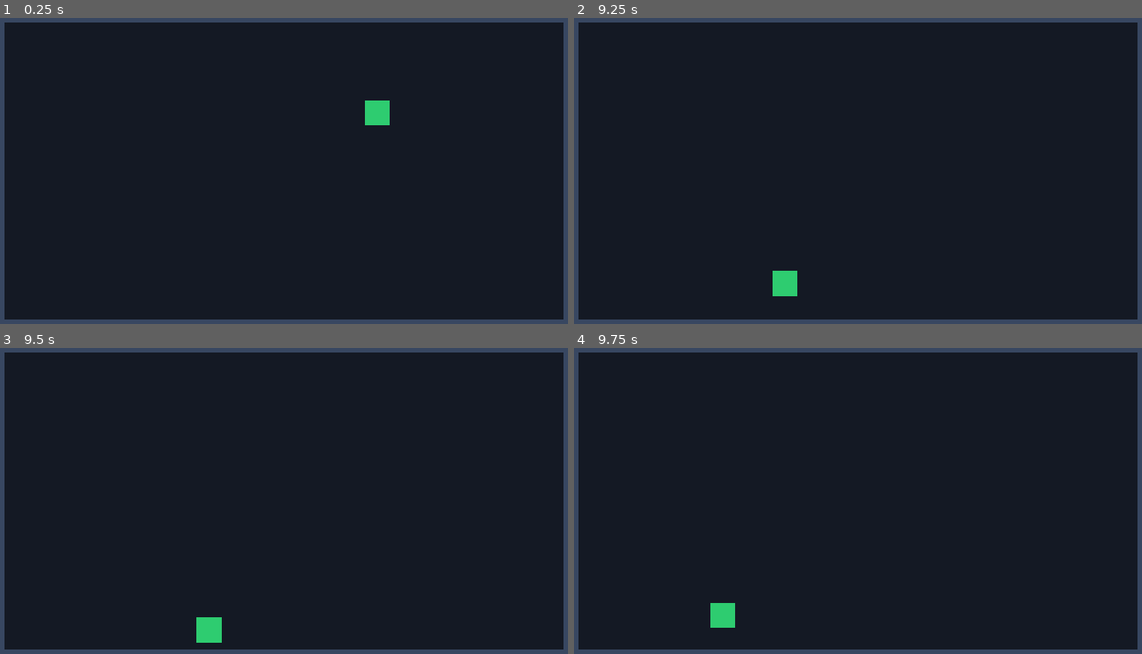
Above: before the commit, frames 1-4 (two rows, left to right).
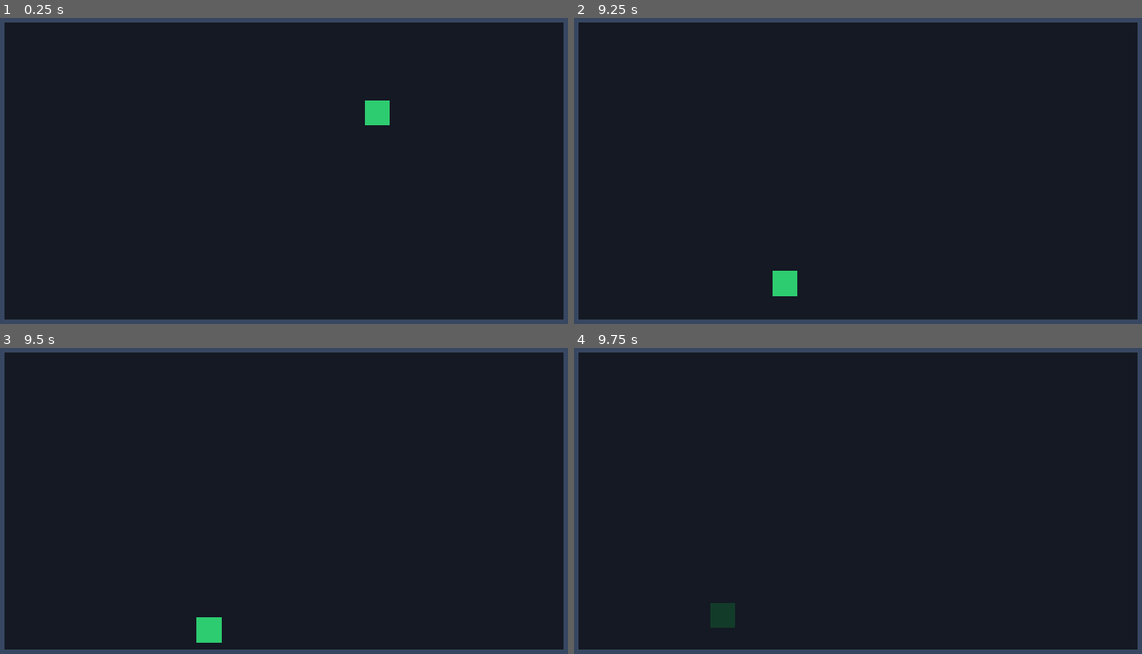
Above: after the commit, the same moments.

Repository: akr0407/physicsbr
Game: Godot game, scene res://scenes/main.tscn
Same seed, same stepped clock (60 frames per second), same inputs: the game is played once before the commit and once after it.
Inputs:
- Up to frame 1 (0.25 s): no input
- Up to frame 2 (9.25 s): tap Enter at 0.5 s; hold D 0.53-1.28 s; tap Space at 0.6, 0.77, 1.07, 1.35, 1.52, 1.82, 2.1, 2.85, 3.02, 3.32, 3.6, 3.77, 4.07, 4.35, 4.52, 4.82, 5.1, 5.85, 6.02, 6.32, 6.6, 6.77, 7.07, 7.35, 7.52, 7.82, 8.1, 8.85, 9.02 s; hold D 2.03-3.53 s; hold D 5.78-8.03 s
- Up to frame 3 (9.5 s): tap Space at 9.32 s
- Up to frame 4 (9.75 s): hold D from 9.53 s (still down); tap Space at 9.6 s

Frames 1-3 are identical in both runs. In frame 4, 0.4% of the frame differs, in the area x 24-29%, y 83-92%.

Commit message:
feat: add fighter script with rigid body movement, health management, and elimination logic

Diff:
--- a/scripts/fighter.gd
+++ b/scripts/fighter.gd
@@ -1,14 +1,65 @@
 extends RigidBody2D
 
-## Besar dan arah dorongan awal untuk prototype testing
+## Signal untuk memberitahu sistem lain ketika HP berubah atau fighter tereliminasi
+signal hp_changed(new_hp: float, max_hp: float)
+signal eliminated(fighter: RigidBody2D)
+
+## Identitas Fighter
+@export var fighter_id: int = 1
+@export var fighter_name: String = "Fighter 1"
+
+## Parameter Health (HP)
+@export var max_hp: float = 100.0
+var current_hp: float = 100.0
+
+## Status Eliminasi
+var is_eliminated: bool = false
+
+## Besar dan arah dorongan awal untuk prototype testing (dari Task 01)
 @export var initial_impulse: Vector2 = Vector2(800, -500)
 
 func _ready() -> void:
+	current_hp = max_hp
+	print("[%s (ID: %d)] Memasuki arena dengan HP: %0.1f/%0.1f" % [fighter_name, fighter_id, current_hp, max_hp])
+
 	# Menerapkan impuls seketika pada pusat massa (center of mass)
 	apply_central_impulse(initial_impulse)
 
+## Mengurangi HP fighter dengan boundary check dan proteksi eliminasi
+func take_damage(amount: float) -> void:
+	# Jika sudah tereliminasi atau damage tidak valid, abaikan pemrosesan
+	if is_eliminated or amount <= 0.0:
+		return
+
+	# Kurangi HP dan pastikan nilai tidak jatuh di bawah nol
+	current_hp = maxf(0.0, current_hp - amount)
+	print("[%s] Menerima damage: %0.1f | Sisa HP: %0.1f/%0.1f" % [fighter_name, amount, current_hp, max_hp])
+	hp_changed.emit(current_hp, max_hp)
+
+	# Evaluasi kondisi eliminasi
+	if current_hp == 0.0:
+		_eliminate()
+
+## Menangani proses eliminasi (hanya dipicu satu kali)
+func _eliminate() -> void:
+	is_eliminated = true
+	print(">>> [%s (ID: %d)] TERELIMINASI! <<<" % [fighter_name, fighter_id])
+	eliminated.emit(self)
+
+	# Visual feedback placeholder: redupkan warna fighter
+	var visual: CanvasItem = get_node_or_null("Visual")
+	if visual:
+		visual.modulate = Color(0.4, 0.4, 0.4, 0.6)
+
 func _unhandled_input(event: InputEvent) -> void:
-	# Opsi praktis: Tekan spasi untuk memberikan dorongan acak baru saat pengujian
-	if event is InputEventKey and event.pressed and event.keycode == KEY_SPACE:
+	if not event is InputEventKey or not event.pressed or event.is_echo():
+		return
+
+	# Task 01: Tekan spasi untuk memberikan dorongan acak baru
+	if event.keycode == KEY_SPACE:
 		var random_direction = Vector2(randf_range(-1.0, 1.0), randf_range(-1.0, 1.0)).normalized()
 		apply_central_impulse(random_direction * 800)
+
+	# Task 02 Debug Testing: Tekan 'D' untuk simulasi menerima damage 25
+	elif event.keycode == KEY_D:
+		take_damage(25.0)
